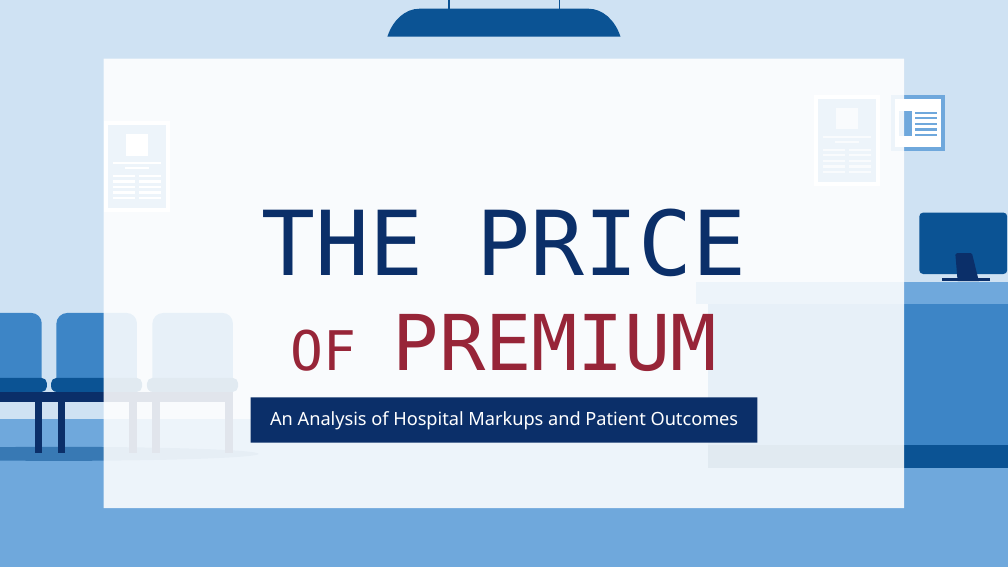
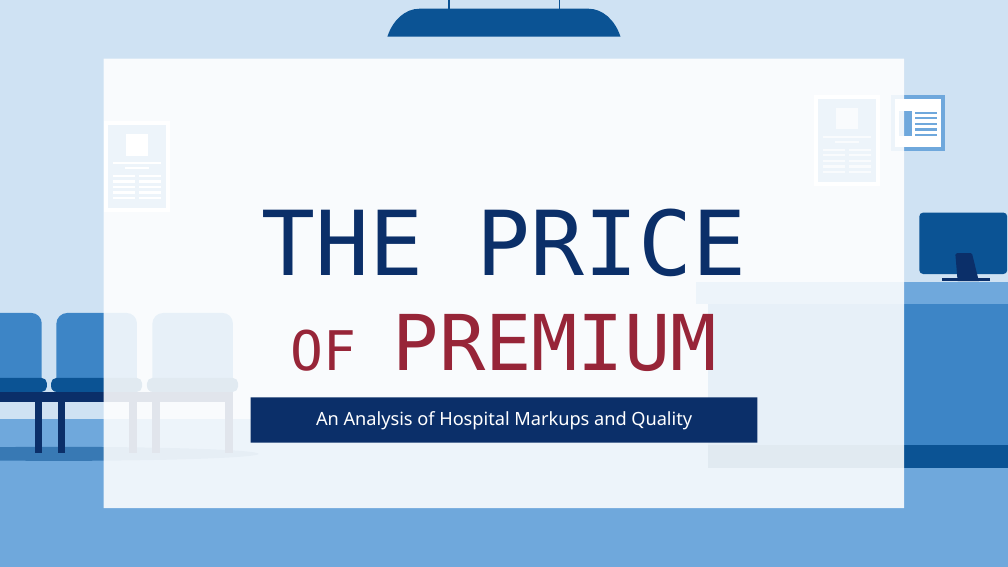
Before and after one commit to kjaques/hospital-financial-and-quality-performance, a slide deck: slide 1 of The Price of Premium Presentation.pptx. Drawn at 1008x567 pixels with LibreOffice and Linux fonts; fonts in the diff are those of the drawing. Boxes give left, top, right and bottom in pixels: in the first picture for what was removed or moved away, otherwise in the second. Text is boxed around its words. In the diff, an @@ line names an element or a change of style, - is before the commit and + after.

```diff
--- a/The Price of Premium Presentation.pptx
+++ b/The Price of Premium Presentation.pptx
@@ subtitle at box(316, 411, 692, 430): text changed @@
-An Analysis of Hospital Markups and Patient Outcomes
+An Analysis of Hospital Markups and Quality
```
Also in this commit, not shown: 1 other slide changed, 2 other files.
